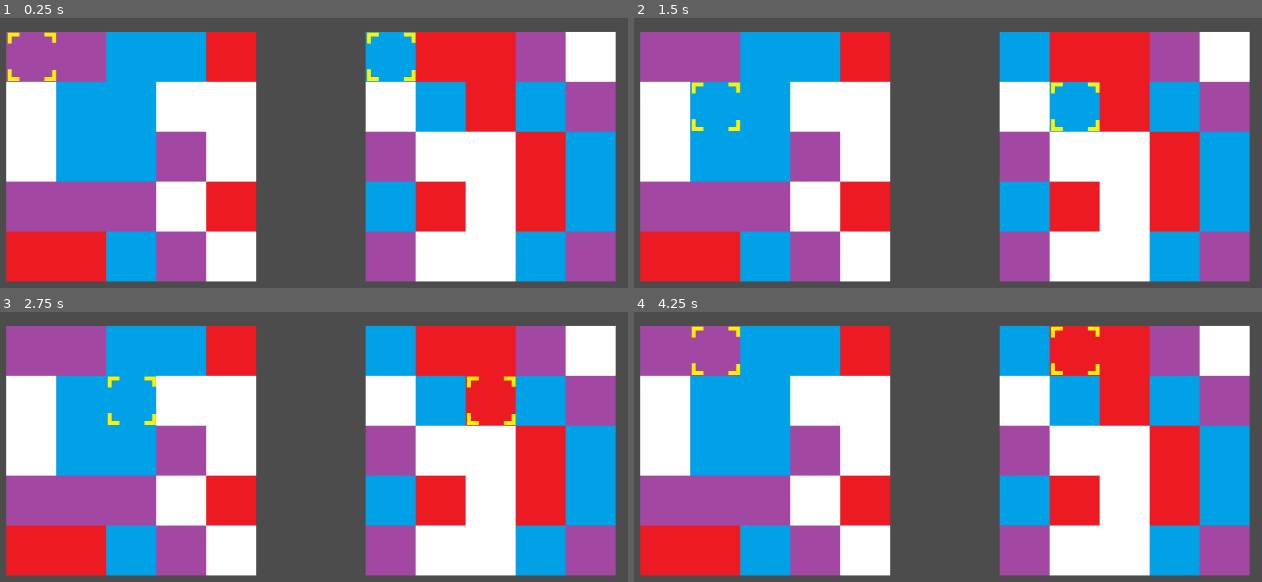
Above: before the commit, frames 1-4 (two rows, left to right).
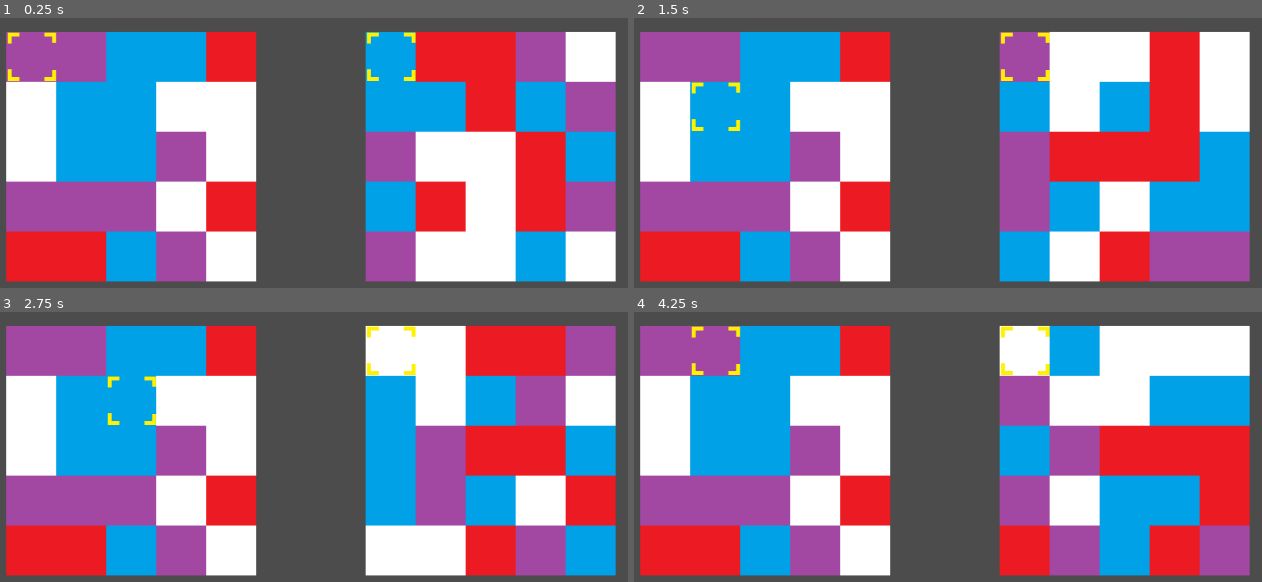
Above: after the commit, the same moments.

Repository: NolanWhitecotton/TilsVersus
Game: Godot game, scene res://scenes/game.tscn
The game is run twice, just before and just after one commit, with the same random seed, the same clock (stepped at 60 frames per second) and the same inputs.
Inputs:
- Up to frame 1 (0.25 s): no input
- Up to frame 2 (1.5 s): hold D (cursor_right) 0.53-1.28 s; tap Shift (select_move) at 0.6, 1.35 s; hold S (cursor_down) from 1.28 s (still down)
- Up to frame 3 (2.75 s): release S (cursor_down) at 2.03 s; hold D (cursor_right) from 2.03 s (still down); tap Shift (select_move) at 2.1 s
- Up to frame 4 (4.25 s): release D (cursor_right) at 2.78 s; hold W (cursor_up) 2.78-3.53 s; tap Shift (select_move) at 2.85, 3.6 s; hold A (cursor_left) from 3.53 s (still down)

The runs differ from the first frame. In frame 1, 4.6% of the frame differs, in the area x 58-99%, y 23-98%; in frame 2, 25%; in frame 3, 30%; in frame 4, 31%, in the area x 58-99%, y 5-98%.

Commit message:
Added AI helper function

Diff:
--- a/YoshisCookie/scenes/cookie.tscn
+++ b/YoshisCookie/scenes/cookie.tscn
@@ -1,7 +1,18 @@
 [gd_scene load_steps=4 format=2]
 
-[ext_resource path="res://scripts/cookie.gd" type="Script" id=1]
 [ext_resource path="res://sprites/red.png" type="Texture" id=2]
+
+[sub_resource type="GDScript" id=2]
+script/source = "extends Node
+
+
+# Called when the node enters the scene tree for the first time.
+func _ready():
+	pass;
+
+func _draw():
+	pass;
+"
 
 [sub_resource type="ParticlesMaterial" id=1]
 emission_shape = 1
@@ -16,7 +27,7 @@
 color = Color( 1, 0.827451, 0, 1 )
 
 [node name="Node" type="Node2D"]
-script = ExtResource( 1 )
+script = SubResource( 2 )
 __meta__ = {
 "_edit_group_": true
 }
--- a/YoshisCookie/scenes/game.tscn
+++ b/YoshisCookie/scenes/game.tscn
@@ -13,3 +13,4 @@
 [node name="board2" parent="." instance=ExtResource( 1 )]
 position = Vector2( 660, 260 )
 health_x_offset = -96
+isAI = true
--- a/YoshisCookie/scripts/board.gd
+++ b/YoshisCookie/scripts/board.gd
@@ -19,6 +19,7 @@
 var cookie_grid=[]
 var is_moving = false
 export var health_x_offset = 0
+export var isAI = false
 
 #enums
 enum LineType {ROW, COLUMN}
@@ -142,10 +143,40 @@
 					cookie_grid[r][c].get_node("cookie").position.x+=16 * animation_line_direction
 
 
+func select_possible_color():
+	while(true): #TODO this could be finite time, but this is easier
+		var testing = randi() % 5
+		var count = 0
+		for r in range(BOARD_SIZE):
+			for c in range(BOARD_SIZE):
+				if (cookie_grid[r][c].find_node("cookie").texture==cookie_colors[testing]):
+					count += 1
+		if count >= 5:
+			return testing
+	return 0
+
+
+func doAISteps():
+	if moving_animation_progress == 0:
+		var dirInt = randi() % 2
+		var rcInt = randi() % 2
+
+		var line = randi() % 5
+		var dir = LineSign.POSITIVE if dirInt==0 else LineSign.NEGATIVE
+		var type = LineType.COLUMN if rcInt==0 else LineType.ROW
+
+		start_line_move(type, dir, line)
+		#print(select_possible_color())
+
+
 # handles user input and moves the cursor accordingly
 func handle_cursor_movement():
 	#todo comparing an enum to and int for no reason
 	if get_parent().winner != 0: #if the game is over
+		return
+
+	if isAI:
+		doAISteps()
 		return
 
 	var cursorMoveOffset = 64
--- a/YoshisCookie/scripts/cookie.gd
+++ /dev/null
@@ -1,9 +0,0 @@
-extends Node
-
-
-# Called when the node enters the scene tree for the first time.
-func _ready():
-	pass;
-
-func _draw():
-	pass;
